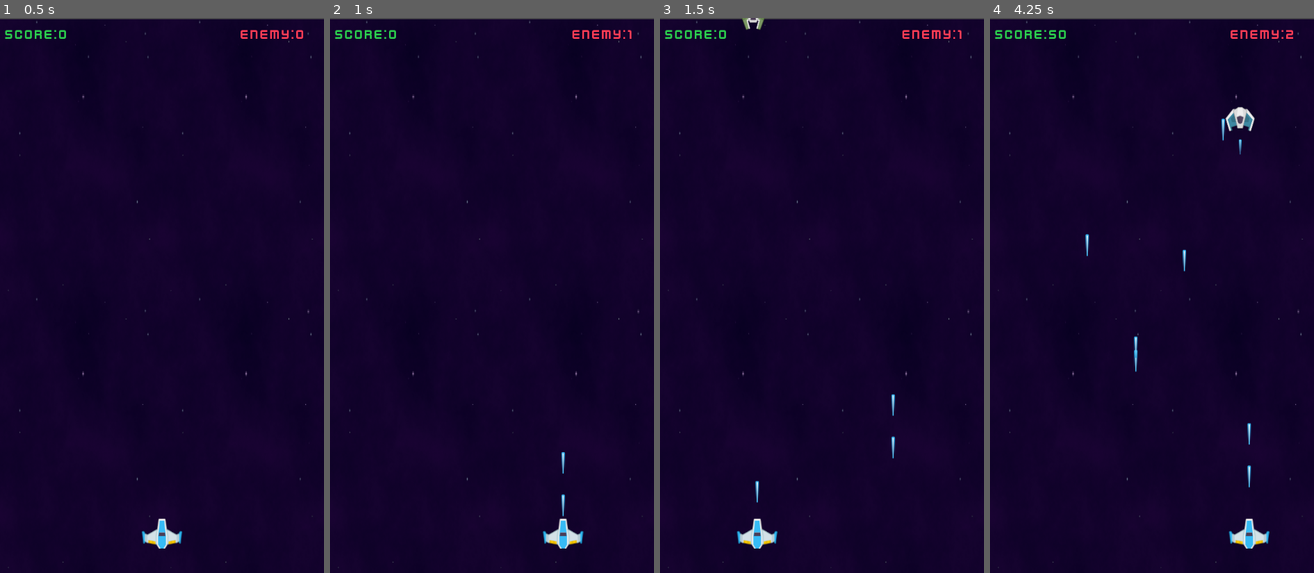
Above: before the commit, frames 1-4 (left to right).
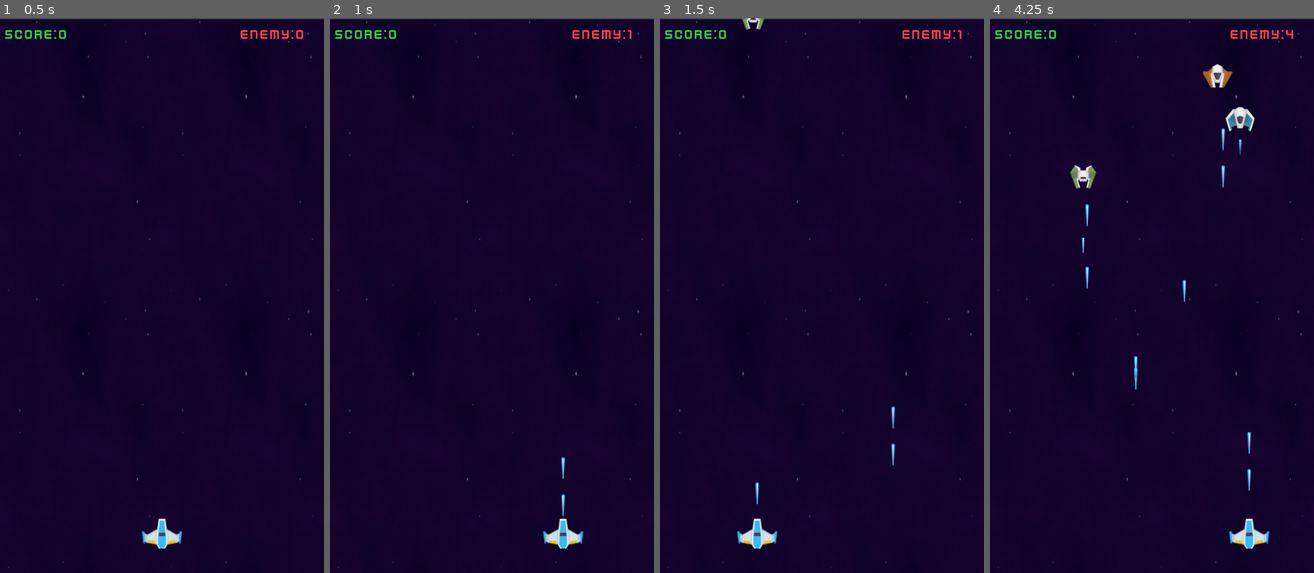
Above: after the commit, the same moments.

Repository: lzhphantom/SpaceGame
Game: Godot game, scene res://main.tscn
The game is run twice, just before and just after one commit, with the same random seed, the same clock (stepped at 60 frames per second) and the same inputs.
Inputs (mouse positions are in pixels of both pictures, inside the frame that each line leads up to):
- Up to frame 1 (0.5 s): no input
- Up to frame 2 (1 s): tap Enter (ui_accept) at 0.5, 0.77 s; move the mouse to (563, 267) at 0.52 s; click (563, 267) at 0.6 s
- Up to frame 3 (1.5 s): move the mouse to (757, 323) at 1.27 s; click (757, 323) at 1.35 s
- Up to frame 4 (4.25 s): tap Enter (ui_accept) at 1.52, 3.02, 3.77 s; move the mouse to (1184, 173) at 2.02 s; click (1184, 173) at 2.1 s; move the mouse to (1135, 406) at 2.77 s; click (1135, 406) at 2.85 s; move the mouse to (1249, 378) at 3.52 s; click (1249, 378) at 3.6 s

Frame 1 is identical in both runs. In frame 2, less than 0.1% of the frame differs, in the area x 71-73%, y 78-84%; in frame 3, 0.1%; in frame 4, 1.0%, in the area x 18-94%, y 2-86%.

Commit message:
添加子弹速度加速功能

Diff:
--- a/scenes/enemy/enemy.tscn
+++ b/scenes/enemy/enemy.tscn
@@ -1,7 +1,6 @@
-[gd_scene load_steps=7 format=3 uid="uid://cv4abwsjql6rl"]
+[gd_scene load_steps=6 format=3 uid="uid://cv4abwsjql6rl"]
 
 [ext_resource type="Script" path="res://scripts/enemy/enemy.gd" id="1_jg4qh"]
-[ext_resource type="PackedScene" uid="uid://lnsnr73c1pr7" path="res://scenes/upgrade/laserupgrade.tscn" id="2_bj2kt"]
 [ext_resource type="Texture2D" uid="uid://b1doxbiansc1p" path="res://assets/PNG/Enemies/enemyBlack1.png" id="2_ehx2h"]
 [ext_resource type="PackedScene" uid="uid://dts6fgeet0j6o" path="res://scenes/laser/laser_enemy.tscn" id="3_cbr5k"]
 [ext_resource type="AudioStream" uid="uid://cys01s4ph4ph7" path="res://assets/Bonus/sfx_laser2.ogg" id="5_fafuk"]
@@ -12,7 +11,6 @@
 [node name="Enemy" type="Area2D" groups=["enemy"]]
 scale = Vector2(0.7, 0.7)
 script = ExtResource("1_jg4qh")
-reward = ExtResource("2_bj2kt")
 laser_tscn = ExtResource("3_cbr5k")
 
 [node name="Sprite2D" type="Sprite2D" parent="."]
--- /dev/null
+++ b/scenes/upgrade/laser_speed_up.tscn
@@ -0,0 +1,20 @@
+[gd_scene load_steps=4 format=3 uid="uid://tv0jqjakkgp8"]
+
+[ext_resource type="Script" path="res://scripts/upgrade/laser_speed_up.gd" id="1_dxj3a"]
+[ext_resource type="Texture2D" uid="uid://dfyqncc1dvn8b" path="res://assets/PNG/Power-ups/powerupBlue_bolt.png" id="1_o07uc"]
+
+[sub_resource type="RectangleShape2D" id="RectangleShape2D_o6515"]
+size = Vector2(33, 32)
+
+[node name="LaserSpeedUp" type="Area2D"]
+script = ExtResource("1_dxj3a")
+direction = 1
+
+[node name="Sprite2D" type="Sprite2D" parent="."]
+texture = ExtResource("1_o07uc")
+
+[node name="CollisionShape2D" type="CollisionShape2D" parent="."]
+position = Vector2(-0.5, 0)
+shape = SubResource("RectangleShape2D_o6515")
+
+[connection signal="area_entered" from="." to="." method="_on_area_entered"]
--- a/scripts/component/fly_direction_component.gd
+++ b/scripts/component/fly_direction_component.gd
@@ -15,6 +15,6 @@
 	if get_parent():
 		match direction:
 			FlightDirection.UP:
-				get_parent().position.y -= speed*delta
+				get_parent().position.y -= self.speed*delta
 			FlightDirection.DOWN:
-				get_parent().position.y += speed*delta
+				get_parent().position.y += self.speed*delta
--- a/scripts/enemy/enemy.gd
+++ b/scripts/enemy/enemy.gd
@@ -57,7 +57,7 @@
 
 func get_reward():
 	var result = LaserConstants.random_get_upgrade()
-	if result == LaserConstants.Item.Up:
+	if LaserConstants.Item.Up == LaserConstants.Item.Up:
 		print_debug("获得奖励")
 		var r = RewardConstants.random_reward_player()
 		call_deferred("add_sibling",r)
--- a/scripts/global/laser_constants.gd
+++ b/scripts/global/laser_constants.gd
@@ -2,24 +2,26 @@
 
 
 var play1_current_laser_level = "blue1"
+var play1_current_speed:float
+var origin_speed:float = 175
 
 const LASER_DICT_BLUE = {
-	"blue1": {"path": "res://assets/PNG/Lasers/laserBlue01.png","speed":200.0, "attack":1, "clear_after_deaded":2.0, "next_level":"blue2"},
-	"blue2": {"path": "res://assets/PNG/Lasers/laserBlue02.png","speed":200.0, "attack":2, "clear_after_deaded":2.0, "next_level":"blue3"},
-	"blue3": {"path": "res://assets/PNG/Lasers/laserBlue03.png","speed":200.0, "attack":3, "clear_after_deaded":2.0, "next_level":"blue4"},
-	"blue4": {"path": "res://assets/PNG/Lasers/laserBlue04.png","speed":200.0, "attack":4, "clear_after_deaded":2.0, "next_level":"blue5"},
-	"blue5": {"path": "res://assets/PNG/Lasers/laserBlue05.png","speed":200.0, "attack":5, "clear_after_deaded":2.0, "next_level":"blue6"},
-	"blue6": {"path": "res://assets/PNG/Lasers/laserBlue06.png","speed":200.0, "attack":6, "clear_after_deaded":2.0, "next_level":"blue7"},
-	"blue7": {"path": "res://assets/PNG/Lasers/laserBlue07.png","speed":200.0, "attack":7, "clear_after_deaded":2.0, "next_level":"blue8"},
-	"blue8": {"path": "res://assets/PNG/Lasers/laserBlue08.png","speed":200.0, "attack":8, "clear_after_deaded":2.0, "next_level":"blue9"},
-	"blue9": {"path": "res://assets/PNG/Lasers/laserBlue09.png","speed":200.0, "attack":9, "clear_after_deaded":2.0, "next_level":"blue10"},
-	"blue10": {"path": "res://assets/PNG/Lasers/laserBlue10.png","speed":200.0, "attack":10, "clear_after_deaded":2.0, "next_level":"blue11"},
-	"blue11": {"path": "res://assets/PNG/Lasers/laserBlue11.png","speed":200.0, "attack":12, "clear_after_deaded":2.0, "next_level":"blue12"},
-	"blue12": {"path": "res://assets/PNG/Lasers/laserBlue12.png","speed":200.0, "attack":14, "clear_after_deaded":2.0, "next_level":"blue13"},
-	"blue13": {"path": "res://assets/PNG/Lasers/laserBlue13.png","speed":200.0, "attack":16, "clear_after_deaded":2.0, "next_level":"blue14"},
-	"blue14": {"path": "res://assets/PNG/Lasers/laserBlue14.png","speed":200.0, "attack":18, "clear_after_deaded":2.0, "next_level":"blue15"},
-	"blue15": {"path": "res://assets/PNG/Lasers/laserBlue15.png","speed":200.0, "attack":20, "clear_after_deaded":2.0, "next_level":"blue16"},
-	"blue16": {"path": "res://assets/PNG/Lasers/laserBlue16.png","speed":200.0, "attack":50, "clear_after_deaded":2.0, "next_level":"blue16"},
+	"blue1": {"path": "res://assets/PNG/Lasers/laserBlue01.png", "attack":1, "clear_after_deaded":2.0, "next_level":"blue2"},
+	"blue2": {"path": "res://assets/PNG/Lasers/laserBlue02.png", "attack":2, "clear_after_deaded":2.0, "next_level":"blue3"},
+	"blue3": {"path": "res://assets/PNG/Lasers/laserBlue03.png", "attack":3, "clear_after_deaded":2.0, "next_level":"blue4"},
+	"blue4": {"path": "res://assets/PNG/Lasers/laserBlue04.png", "attack":4, "clear_after_deaded":2.0, "next_level":"blue5"},
+	"blue5": {"path": "res://assets/PNG/Lasers/laserBlue05.png", "attack":5, "clear_after_deaded":2.0, "next_level":"blue6"},
+	"blue6": {"path": "res://assets/PNG/Lasers/laserBlue06.png", "attack":6, "clear_after_deaded":2.0, "next_level":"blue7"},
+	"blue7": {"path": "res://assets/PNG/Lasers/laserBlue07.png", "attack":7, "clear_after_deaded":2.0, "next_level":"blue8"},
+	"blue8": {"path": "res://assets/PNG/Lasers/laserBlue08.png", "attack":8, "clear_after_deaded":2.0, "next_level":"blue9"},
+	"blue9": {"path": "res://assets/PNG/Lasers/laserBlue09.png", "attack":9, "clear_after_deaded":2.0, "next_level":"blue10"},
+	"blue10": {"path": "res://assets/PNG/Lasers/laserBlue10.png", "attack":10, "clear_after_deaded":2.0, "next_level":"blue11"},
+	"blue11": {"path": "res://assets/PNG/Lasers/laserBlue11.png", "attack":12, "clear_after_deaded":2.0, "next_level":"blue12"},
+	"blue12": {"path": "res://assets/PNG/Lasers/laserBlue12.png", "attack":14, "clear_after_deaded":2.0, "next_level":"blue13"},
+	"blue13": {"path": "res://assets/PNG/Lasers/laserBlue13.png", "attack":16, "clear_after_deaded":2.0, "next_level":"blue14"},
+	"blue14": {"path": "res://assets/PNG/Lasers/laserBlue14.png", "attack":18, "clear_after_deaded":2.0, "next_level":"blue15"},
+	"blue15": {"path": "res://assets/PNG/Lasers/laserBlue15.png", "attack":20, "clear_after_deaded":2.0, "next_level":"blue16"},
+	"blue16": {"path": "res://assets/PNG/Lasers/laserBlue16.png", "attack":50, "clear_after_deaded":2.0, "next_level":"blue16"},
 }
 
 var random_generator = RandomNumberGenerator.new()
@@ -33,7 +35,7 @@
 func _ready():
 	# 设置随机数生成器的种子，可以使随机数更随机
 	random_generator.randomize()
-
+	self.play1_current_speed = self.origin_speed
 	# 执行抽检
 #	var result = random_get_upgrade()
 #	print("抽检结果: ", result)
@@ -49,3 +51,9 @@
 			return item
 	# 如果没有匹配项，返回一个默认值，或者您可以执行其他操作
 	return Item.No
+
+func speed_up(add: float):
+	self.play1_current_speed += add
+
+func revert_speed():
+	self.play1_current_speed = self.origin_speed
--- a/scripts/global/reward_constants.gd
+++ b/scripts/global/reward_constants.gd
@@ -2,13 +2,15 @@
 
 enum RewardPlayer{
 #	LASER_UPGRADE,
-	ATTACK_UPGRADE,HEAL
+	ATTACK_UPGRADE,POWER_SPEED_UP,
+	HEAL,
 }
 
 const  reward_group = {
 #	RewardPlayer.LASER_UPGRADE: {"tscn":preload("res://scenes/upgrade/laserupgrade.tscn"),"group":null},
 	RewardPlayer.ATTACK_UPGRADE:{"tscn":preload("res://scenes/upgrade/attack_interval_upgrade.tscn"),"group":attack_interval_group},
 	RewardPlayer.HEAL:{"tscn":preload("res://scenes/upgrade/pill_heal.tscn"), "group":pill_group},
+	RewardPlayer.POWER_SPEED_UP:{"tscn":preload("res://scenes/upgrade/laser_speed_up.tscn"), "group":power_up_speed_group},
 }
 
 enum RewardLevel{
@@ -28,11 +30,11 @@
 	RewardLevel.RED:{"resource":preload("res://assets/PNG/Power-ups/powerupRed.png")},
 }
 
-const power_up_bolt_group = {
-	RewardLevel.BLUE:{"resource":preload("res://assets/PNG/Power-ups/powerupBlue_bolt.png")},
-	RewardLevel.GREEN:{"resource":preload("res://assets/PNG/Power-ups/powerupGreen_bolt.png")},
-	RewardLevel.YELLOW:{"resource":preload("res://assets/PNG/Power-ups/powerupYellow_bolt.png")},
-	RewardLevel.RED:{"resource":preload("res://assets/PNG/Power-ups/powerupRed_bolt.png")},
+const power_up_speed_group = {
+	RewardLevel.BLUE:{"resource":preload("res://assets/PNG/Power-ups/powerupBlue_bolt.png"),"speed_up":1.0},
+	RewardLevel.GREEN:{"resource":preload("res://assets/PNG/Power-ups/powerupGreen_bolt.png"),"speed_up":2.0},
+	RewardLevel.YELLOW:{"resource":preload("res://assets/PNG/Power-ups/powerupYellow_bolt.png"),"speed_up":5.0},
+	RewardLevel.RED:{"resource":preload("res://assets/PNG/Power-ups/powerupRed_bolt.png"),"speed_up":10.0},
 }
 
 const power_up_shield_group = {
--- a/scripts/laser/laser.gd
+++ b/scripts/laser/laser.gd
@@ -1,7 +1,8 @@
 extends Area2D
 class_name Laser
 
-@export var fly_direction: FlyDirectionComponent
+@export var direction: FlyDirectionComponent.FlightDirection
+var fly_direction: FlyDirectionComponent
 var attack: AttackComponent
 @export var clear_after_deaded: float = 2.0
 var deaded = false
@@ -13,7 +14,7 @@
 
 	var data = LaserConstants.LASER_DICT_BLUE[LaserConstants.play1_current_laser_level]
 	$LaserGrphic.set_texture(load(data["path"]))
-	self.fly_direction = FlyDirectionComponent.new(data["speed"],FlyDirectionComponent.FlightDirection.UP)
+	self.fly_direction = FlyDirectionComponent.new(LaserConstants.play1_current_speed,direction)
 	self.add_child(self.fly_direction)
 	self.attack = AttackComponent.new(data["attack"])
 	self.add_child(self.attack)
@@ -34,6 +35,7 @@
 
 func reset():
 	self.deaded = false
+	self.fly_direction.speed = LaserConstants.play1_current_speed
 	self.set_visible(true)
 	$Timer.stop()
 
--- a/scripts/upgrade/laserupgrade.gd
+++ b/scripts/upgrade/laser_speed_up.gd
@@ -1,11 +1,13 @@
 extends Area2D
-class_name LaserUpgrade
+class_name  LaserSpeedUp
+
+
+@export var speed_up:float = 1
 
 @export var heal:float = 1.0
-@export var speed: float = 150
+@export var speed: float = 120
 @export var direction: FlyDirectionComponent.FlightDirection
 var fly_direction: FlyDirectionComponent
-
 
 func _ready():
 	self.fly_direction = FlyDirectionComponent.new(speed,direction)
@@ -15,11 +17,11 @@
 func _process(delta):
 	self.fly_direction.move(delta)
 
+func set_shape(resource: Resource) -> void:
+	$Sprite2D.set_texture(resource)
+
+
 func _on_area_entered(other_area):
 	if other_area is Player:
-		var player = other_area as Player
+		LaserConstants.speed_up(self.speed_up)
 		self.queue_free()
-		player.fire_upgrade()
-
-func set_shape(resource: Resource) -> void:
-	$Sprite2D.set_texture(resource)
--- a/scripts/upgrade/pill_heal.gd
+++ b/scripts/upgrade/pill_heal.gd
@@ -2,7 +2,7 @@
 class_name PillHeal
 
 @export var heal:float = 1.0
-@export var speed: float = 150
+@export var speed: float = 120
 @export var direction: FlyDirectionComponent.FlightDirection
 var fly_direction: FlyDirectionComponent
 
